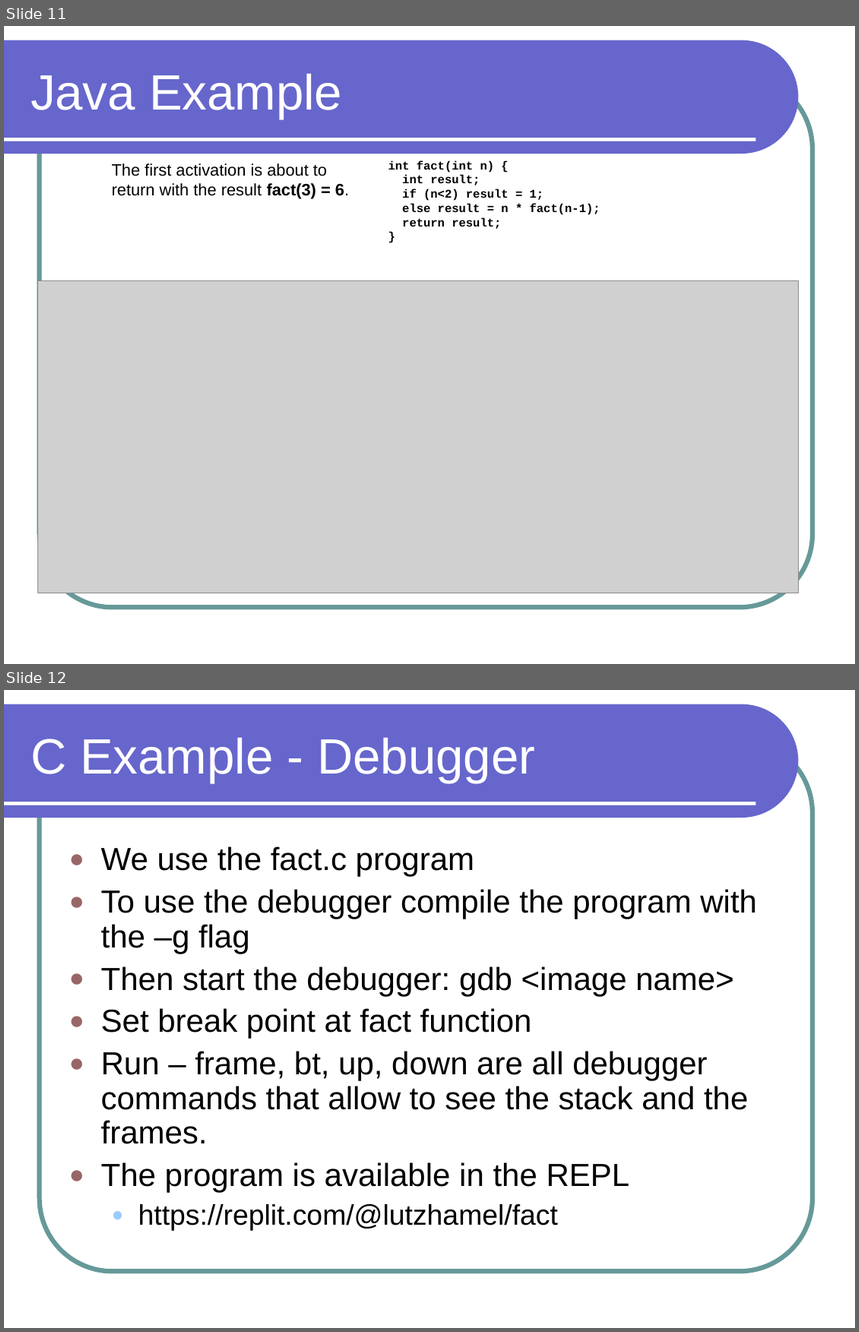
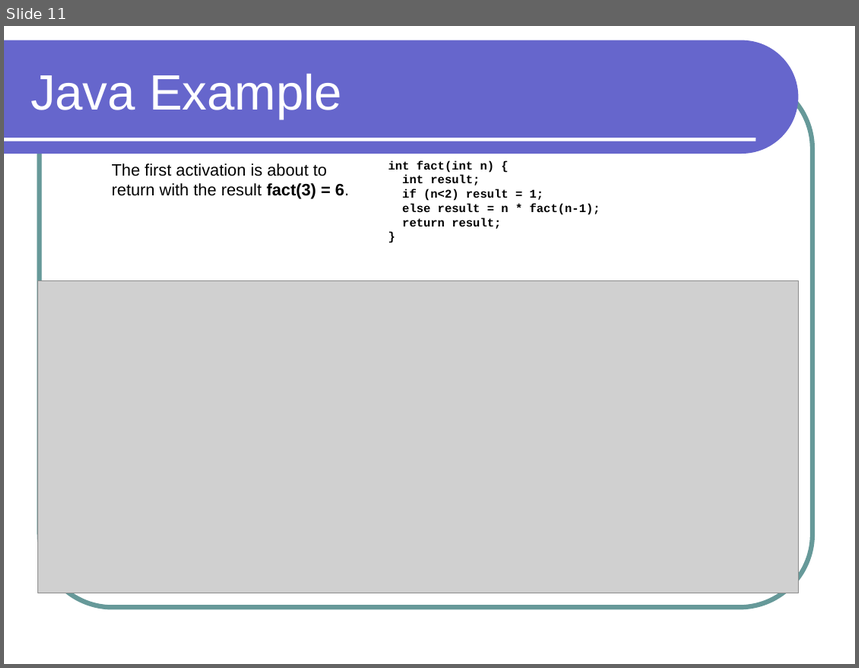
Before and after one commit to lutzhamel/CSC301, a slide deck: notes/csc301-ln016.ppt. Shown one above the other, each under a label of ours: slides 11 and 12 before the commit, slide 11 after it. The pictures are 859x1332 and 859x668 pixels, drawn with LibreOffice and Linux fonts; fonts in the diff are those of the drawing; grey boxes stand for pictures. Boxes give left, top, right and bottom in pixels: in the first picture for what was removed or moved away, otherwise in the second. Text is boxed around its words. In the diff, an @@ line names an element or a change of style, - is before the commit and + after.

```diff
--- a/notes/csc301-ln016.ppt
+++ b/notes/csc301-ln016.ppt
@@ slide 12 removed at <box>4,690,855,1328</box>, background #FFFFFF; not listed: 3 template elements that a slide beside it also shows @@
@@ title removed at <box>31,737,535,783</box> @@
-C Example - Debugger
@@ text removed at <box>101,847,757,1231</box> @@
-● We use the fact.c program
-● To use the debugger compile the program with the –g flag
-● Then start the debugger: gdb <image name>
-● Set break point at fact function
-● Run – frame, bt, up, down are all debugger commands that allow to see the stack and the frames.
-● The program is available in the REPL
-  ● https://replit.com/@lutzhamel/fact
```
Also in this commit, not shown: 1 slide changed, 3 other files.
